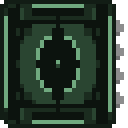
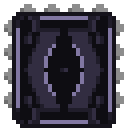
The second 128px x 128px image is a revision of the first. Changes to its layers:
added layer "picks_RLT" above "picks_RLB" over bbox(0, 0, 116, 108)
added layer "tile43" above "tile42" over bbox(12, 12, 116, 128)
hid "tile20" over bbox(0, 0, 116, 128)
